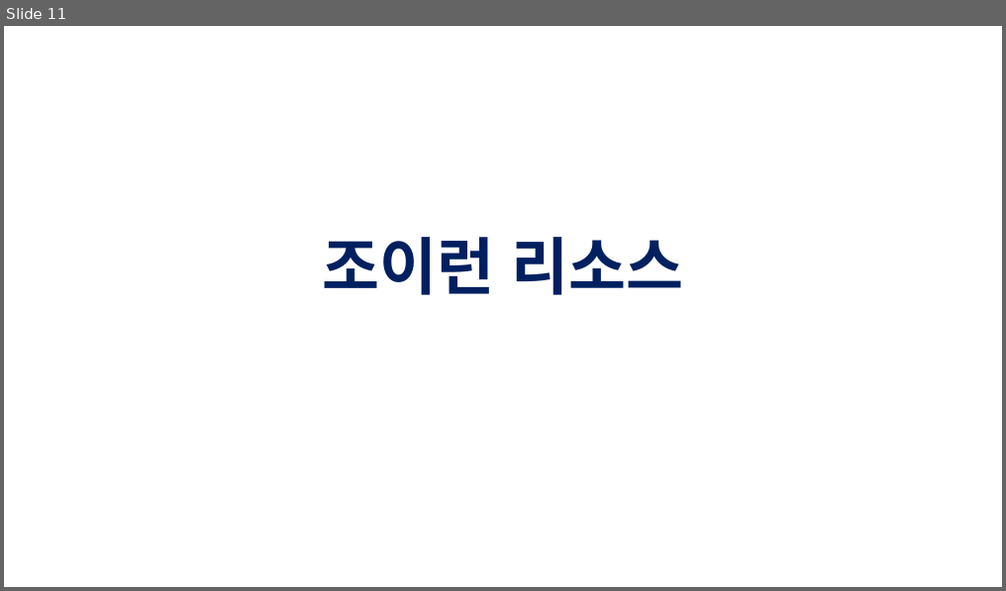
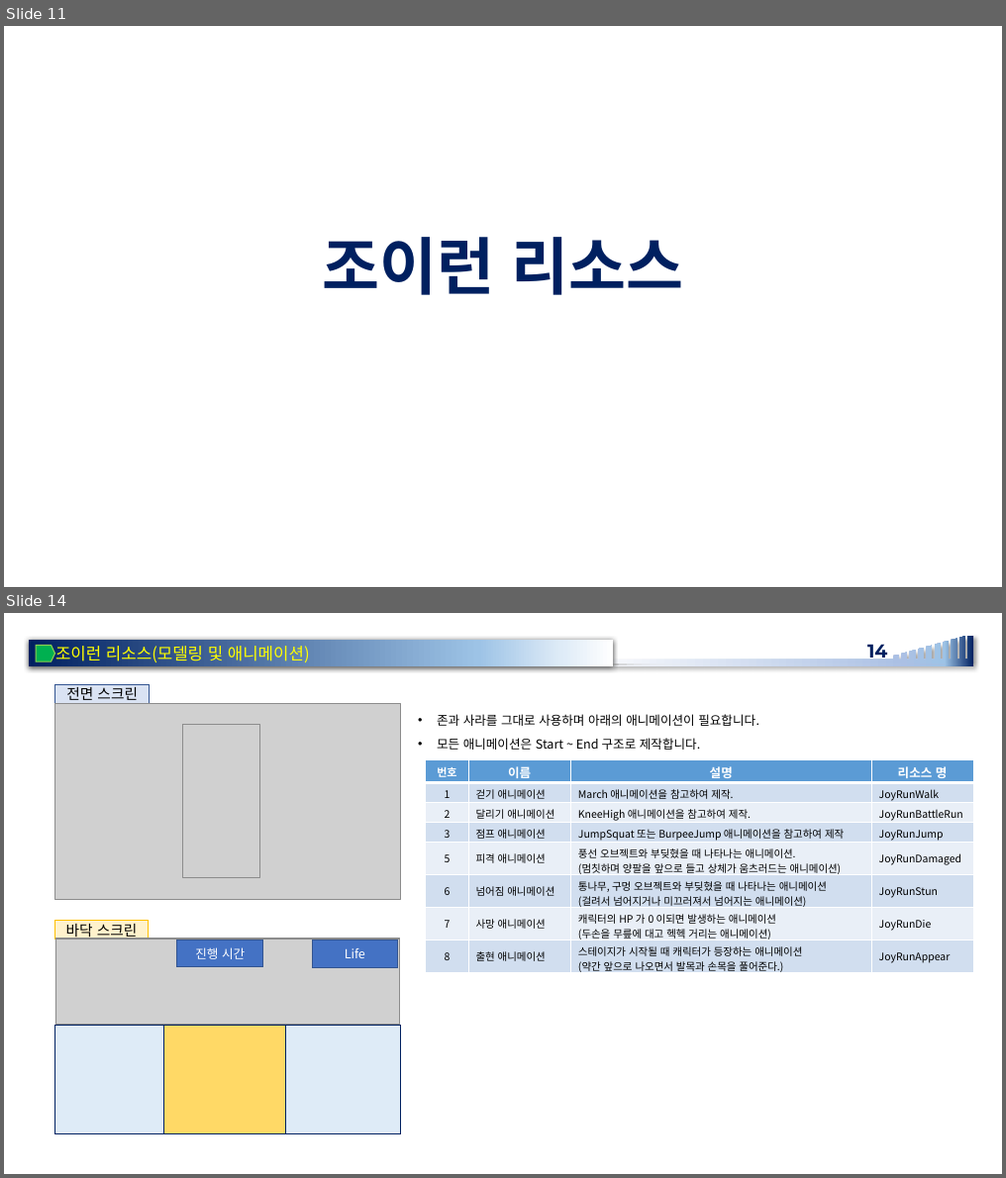
Before and after one commit to rheeeuro/joyrun, a slide deck: docs/[JoyFitness] 전시회용 미니 게임_JoyRun.pptx. Shown one above the other, each under a label of ours: slide 11 before the commit, slides 11 and 14 after it; the slides between them are not shown. The pictures are 1006x591 and 1006x1178 pixels, drawn with LibreOffice and Linux fonts; fonts in the diff are those of the drawing; grey boxes stand for pictures; background and template pictures are left out. Boxes give left, top, right and bottom in pixels: in the first picture for what was removed or moved away, otherwise in the second. Text is boxed around its words. In the diff, an @@ line names an element or a change of style, - is before the commit and + after.

```diff
--- a/docs/[JoyFitness] 전시회용 미니 게임_JoyRun.pptx
+++ b/docs/[JoyFitness] 전시회용 미니 게임_JoyRun.pptx
@@ slide 14 added at (4, 613, 1002, 1174), background picture (left out) @@
@@ rectangle added at (29, 640, 614, 666), fill gradient #002060 to #9DC3E6 to #DEEBF7 to #FFFFFF, 16 pt, text #FFFF00 @@
+조이런 리소스(모델링 및 애니메이션)
@@ freeform shape added at (611, 636, 973, 666), fill gradient #F6F8FC to #ABC0E4 to #9DC3E6 to #002060 @@
@@ page number added at (867, 640, 887, 659), 18 pt, text #002060, bold @@
+14
@@ flow chart offpage connector added at (36, 646, 54, 662), fill #00B050, outline #92D050 1 pt @@
@@ rectangle added at (55, 685, 150, 703), fill #DAE3F3, outline #325491 1 pt, 14 pt, text #000000 @@
+전면 스크린
@@ picture added at (54, 703, 400, 900) @@
@@ picture added at (55, 703, 400, 899) @@
@@ picture added at (55, 704, 398, 897) @@
@@ picture added at (183, 725, 260, 878) @@
@@ text added at (437, 714, 759, 750), 12 pt, text #000000 @@
+• 존과 사라를 그대로 사용하며 아래의 애니메이션이 필요합니다.
+• 모든 애니메이션은 Start ~ End 구조로 제작합니다.
@@ table added at (426, 760, 973, 977), 8 rows, 4 columns @@
+번호 | 이름 | 설명 | 리소스 명
+1 | 걷기 애니메이션 | March 애니메이션을 참고하여 제작. | JoyRunWalk
+2 | 달리기 애니메이션 | KneeHigh 애니메이션을 참고하여 제작. | JoyRunBattleRun
+3 | 점프 애니메이션 | JumpSquat 또는 BurpeeJump 애니메이션을 참고하여 제작 | JoyRunJump
+5 | 피격 애니메이션 | 풍선 오브젝트와 부딪혔을 때 나타나는 애니메이션. / (멈칫하며 양팔을 앞으로 들고 상체가 움츠러드는 애니메이션) | JoyRunDamaged
+6 | 넘어짐 애니메이션 | 통나무, 구멍 오브젝트와 부딪혔을 때 나타나는 애니메이션 (걸려서 넘어지거나 미끄러져서 넘어지는 애니메이션) | JoyRunStun
+7 | 사망 애니메이션 | 캐릭터의 HP 가 0 이되면 발생하는 애니메이션 / (두손을 무릎에 대고 헥헥 거리는 애니메이션) | JoyRunDie
+8 | 출현 애니메이션 | 스테이지가 시작될 때 캐릭터가 등장하는 애니메이션 / (약간 앞으로 나오면서 발목과 손목을 풀어준다.) | JoyRunAppear
@@ rectangle added at (54, 921, 149, 940), fill #FFF2CC, outline #FFC000 1 pt, 14 pt, text #000000 @@
+바닥 스크린
@@ picture added at (55, 939, 400, 1134) @@
@@ picture added at (55, 940, 400, 1025) @@
@@ picture added at (107, 940, 350, 956) @@
@@ rectangle added at (177, 940, 263, 967), fill #4472C4, outline #325491 1 pt, 12 pt, text #FFFFFF @@
+진행 시간
@@ rectangle added at (312, 941, 398, 967), fill #4472C4, outline #325491 1 pt, 12 pt, text #FFFFFF @@
+Life
@@ rectangle added at (54, 1026, 164, 1135), fill #DEEBF7, outline #002060 1 pt @@
@@ rectangle added at (70, 1026, 384, 1135), fill #FFD966, outline #002060 1 pt @@
@@ rectangle added at (285, 1026, 400, 1135), fill #DEEBF7, outline #002060 1 pt @@
```
Also in this commit, not shown: 3 slides changed, 1 slide removed.
